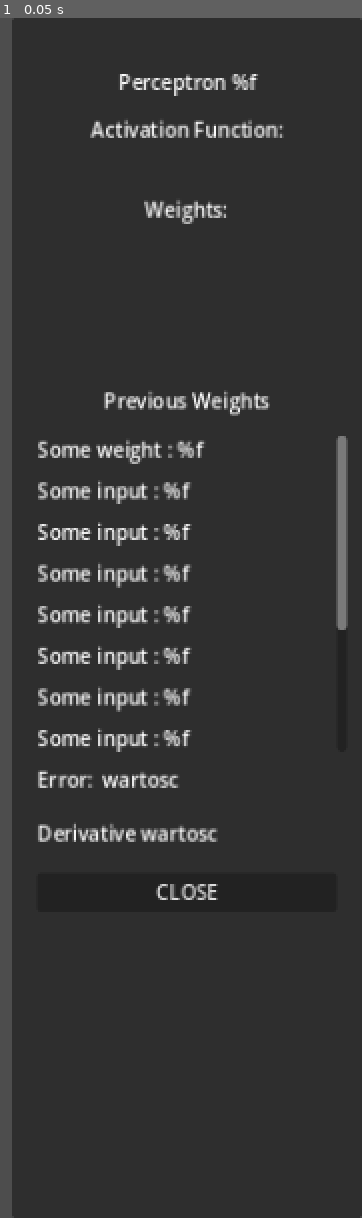
Above: before the commit, frame 1.
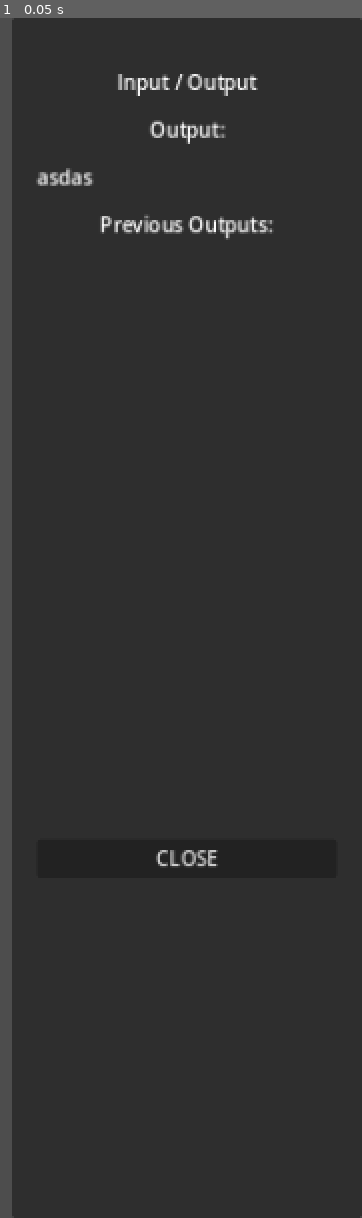
Above: after the commit, the same moment.

Repository: ShiroTsuma-github/GODOT_CONCEPT
Game: Godot game, scene res://src/Scenes/Inspector.tscn
Two runs of this game, one before a commit and one after it. Both use one fixed random seed, a clock stepped at 60 frames per second and the inputs below. This scene is started directly instead of the project's main scene.
Inputs:
- Up to frame 1 (0.05 s): no input

The runs differ from the first frame. In frame 1, 6.6% of the frame differs, in the area x 9-97%, y 4-74%.
Error before the commit: Invalid access to property or key 'activation_function' on a base object of type 'Nil'. (res://src/Scripts/Inspector/Inspector.gd:9)
Error after the commit: Invalid access to property or key 'name' on a base object of type 'Nil'. (res://src/Scripts/Inspector/Inspector.gd:11)

Commit message:
Basic output inspecting

Diff:
--- a/src/Scenes/InputOutput.tscn
+++ b/src/Scenes/InputOutput.tscn
@@ -56,3 +56,6 @@
 text = "[center][font_size={14}]%.3f[/font_size][/center]"
 scroll_active = false
 script = ExtResource("4_gth1m")
+
+[connection signal="mouse_entered" from="Area2D" to="." method="_on_area_2d_mouse_entered"]
+[connection signal="mouse_exited" from="Area2D" to="." method="_on_area_2d_mouse_exited"]
--- a/src/Scenes/Inspector.tscn
+++ b/src/Scenes/Inspector.tscn
@@ -40,6 +40,7 @@
 offset_bottom = 960.0
 
 [node name="MarginContainer" type="MarginContainer" parent="InspectorRight"]
+visible = false
 layout_mode = 0
 offset_right = 280.0
 offset_bottom = 960.0
@@ -239,4 +240,73 @@
 layout_mode = 2
 text = "CLOSE"
 
+[node name="MarginContainer2" type="MarginContainer" parent="InspectorRight"]
+offset_right = 280.0
+offset_bottom = 960.0
+theme_override_constants/margin_left = 20
+theme_override_constants/margin_top = 40
+theme_override_constants/margin_right = 20
+
+[node name="VBoxContainer" type="VBoxContainer" parent="InspectorRight/MarginContainer2"]
+layout_mode = 2
+theme_override_constants/separation = 15
+
+[node name="HBoxContainer" type="HBoxContainer" parent="InspectorRight/MarginContainer2/VBoxContainer"]
+layout_mode = 2
+
+[node name="Label" type="Label" parent="InspectorRight/MarginContainer2/VBoxContainer/HBoxContainer"]
+layout_mode = 2
+size_flags_horizontal = 3
+text = "Input / Output"
+horizontal_alignment = 1
+
+[node name="Label2" type="Label" parent="InspectorRight/MarginContainer2/VBoxContainer"]
+layout_mode = 2
+size_flags_horizontal = 3
+text = "Output:"
+horizontal_alignment = 1
+
+[node name="Label3" type="Label" parent="InspectorRight/MarginContainer2/VBoxContainer"]
+layout_mode = 2
+text = "asdas"
+
+[node name="HBoxContainer3" type="HBoxContainer" parent="InspectorRight/MarginContainer2/VBoxContainer"]
+visible = false
+layout_mode = 2
+
+[node name="RichTextLabel" type="RichTextLabel" parent="InspectorRight/MarginContainer2/VBoxContainer/HBoxContainer3"]
+custom_minimum_size = Vector2(240, 30)
+layout_mode = 2
+text = "Current input: %f"
+
+[node name="VBoxContainer" type="VBoxContainer" parent="InspectorRight/MarginContainer2/VBoxContainer"]
+layout_mode = 2
+theme_override_constants/separation = 20
+
+[node name="Label" type="Label" parent="InspectorRight/MarginContainer2/VBoxContainer/VBoxContainer"]
+layout_mode = 2
+text = "Previous Outputs:"
+horizontal_alignment = 1
+
+[node name="Control" type="Control" parent="InspectorRight/MarginContainer2/VBoxContainer/VBoxContainer"]
+custom_minimum_size = Vector2(240, 440)
+layout_mode = 2
+
+[node name="ScrollContainer" type="ScrollContainer" parent="InspectorRight/MarginContainer2/VBoxContainer/VBoxContainer/Control"]
+custom_minimum_size = Vector2(240, 440)
+layout_mode = 2
+offset_top = -4.0
+offset_right = 240.0
+offset_bottom = 249.0
+horizontal_scroll_mode = 0
+
+[node name="VBoxContainer" type="VBoxContainer" parent="InspectorRight/MarginContainer2/VBoxContainer/VBoxContainer/Control/ScrollContainer"]
+layout_mode = 2
+theme_override_constants/separation = 10
+
+[node name="Button" type="Button" parent="InspectorRight/MarginContainer2/VBoxContainer/VBoxContainer"]
+layout_mode = 2
+text = "CLOSE"
+
 [connection signal="pressed" from="InspectorRight/MarginContainer/VBoxContainer/VBoxContainer/Button" to="." method="_on_button_pressed"]
+[connection signal="pressed" from="InspectorRight/MarginContainer2/VBoxContainer/VBoxContainer/Button" to="." method="_on_button_pressed"]
--- a/src/Scenes/MainScene.tscn
+++ b/src/Scenes/MainScene.tscn
@@ -7,7 +7,7 @@
 script/source = "extends Node2D
 
 # NETWORK AS GRAPH NODE???
-
+#when checking outputs match them with inputs on network
 
 
 signal create_network
--- a/src/Scripts/InputOutput/InputOutput.gd
+++ b/src/Scripts/InputOutput/InputOutput.gd
@@ -8,6 +8,7 @@
 var isRunning = false
 var display: bool = isRunning
 var index = 1
+var isHovering
 # NEURAL NETWORK IMPLEMENTATION
 
 var previous_outputs = []
@@ -45,3 +46,17 @@
 	text_output.visible = run
 	isRunning = run
 	display = run
+
+
+func _on_area_2d_mouse_entered():
+	isHovering = true
+
+
+func _on_area_2d_mouse_exited():
+	isHovering = false
+
+
+func _input(event):
+	if event is InputEventMouseButton:
+		if event.button_index == MOUSE_BUTTON_LEFT and event.pressed and isHovering:
+			Objects.create_inspector.emit(self)
--- a/src/Scripts/Inspector/Inspector.gd
+++ b/src/Scripts/Inspector/Inspector.gd
@@ -3,16 +3,31 @@
 
 @onready var function_label = get_node("InspectorRight/MarginContainer/VBoxContainer/VBoxContainer2/LActivation")
 @onready var weight_container = get_node("InspectorRight/MarginContainer/VBoxContainer/HBoxContainer2/VBoxContainer")
-
+@onready var output_container = get_node("InspectorRight/MarginContainer2/VBoxContainer/VBoxContainer/Control/ScrollContainer/VBoxContainer")
+@onready var perc_inspector = get_node("InspectorRight/MarginContainer")
+@onready var inout_inspector = get_node('InspectorRight/MarginContainer2')
 # Called when the node enters the scene tree for the first time.
 func _ready():
-	function_label.text = activation_to_name(object.activation_function)
-	var label = Label.new()
-	for i in object.weights.size():
-		label = Label.new()
-		label.horizontal_alignment = 0
-		label.text = str(i) + ": " + str(object.weights[i])
-		weight_container.add_child(label)
+	if object.name == 'Perceptron':
+		perc_inspector.visible = true
+		inout_inspector.visible = false
+		function_label.text = activation_to_name(object.activation_function)
+		var label = Label.new()
+		for i in object.weights.size():
+			label = Label.new()
+			label.horizontal_alignment = 0
+			label.text = str(i) + ": " + str(object.weights[i])
+			output_container.add_child(label)
+	else:
+		perc_inspector.visible = false
+		inout_inspector.visible = true
+		var out_label = Label.new()
+		for i in object.previous_outputs.size():
+			out_label = Label.new()
+			out_label.text = str(i) + ": " + str(object.previous_outputs[i])
+			output_container.add_child(out_label)
+
+
 	#weight_label.text = str(object.weights)
 
 
